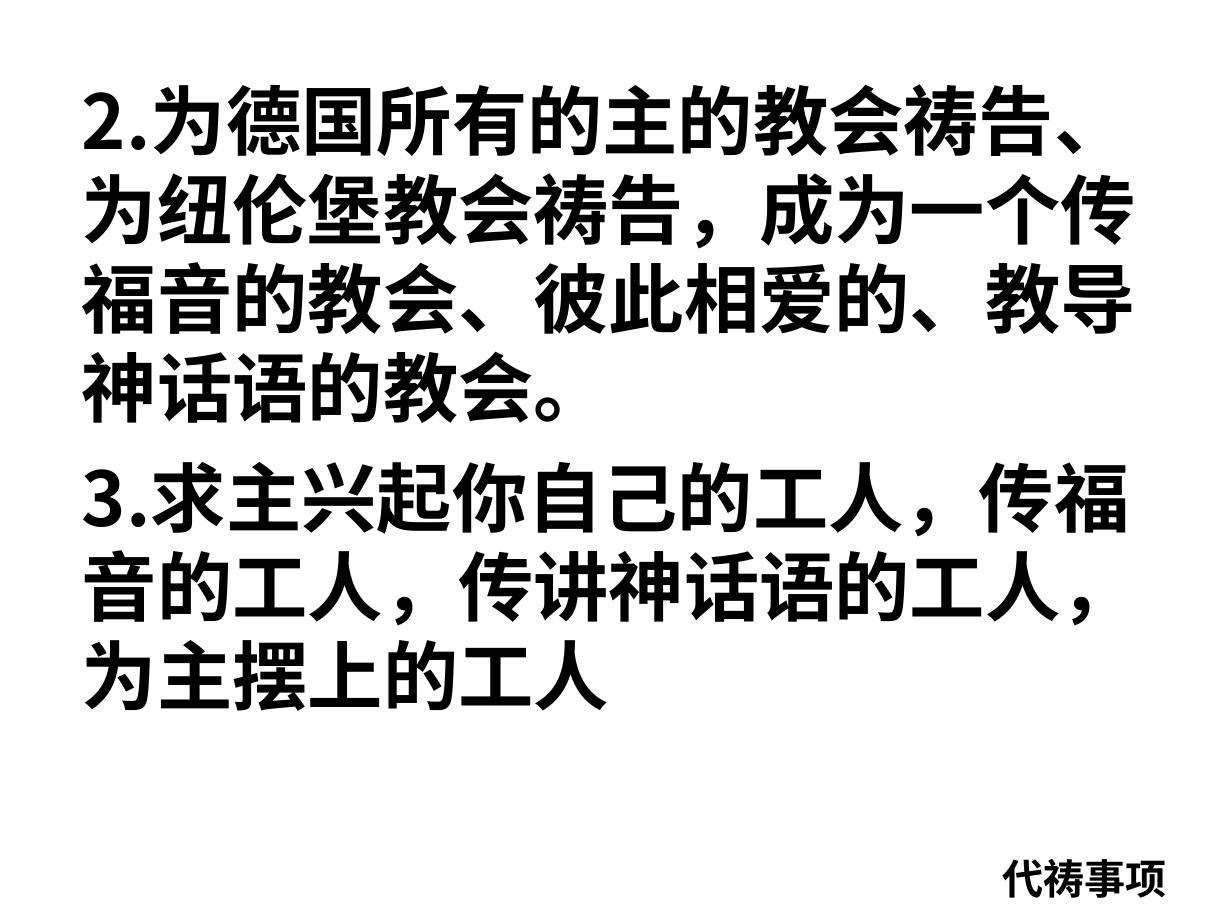
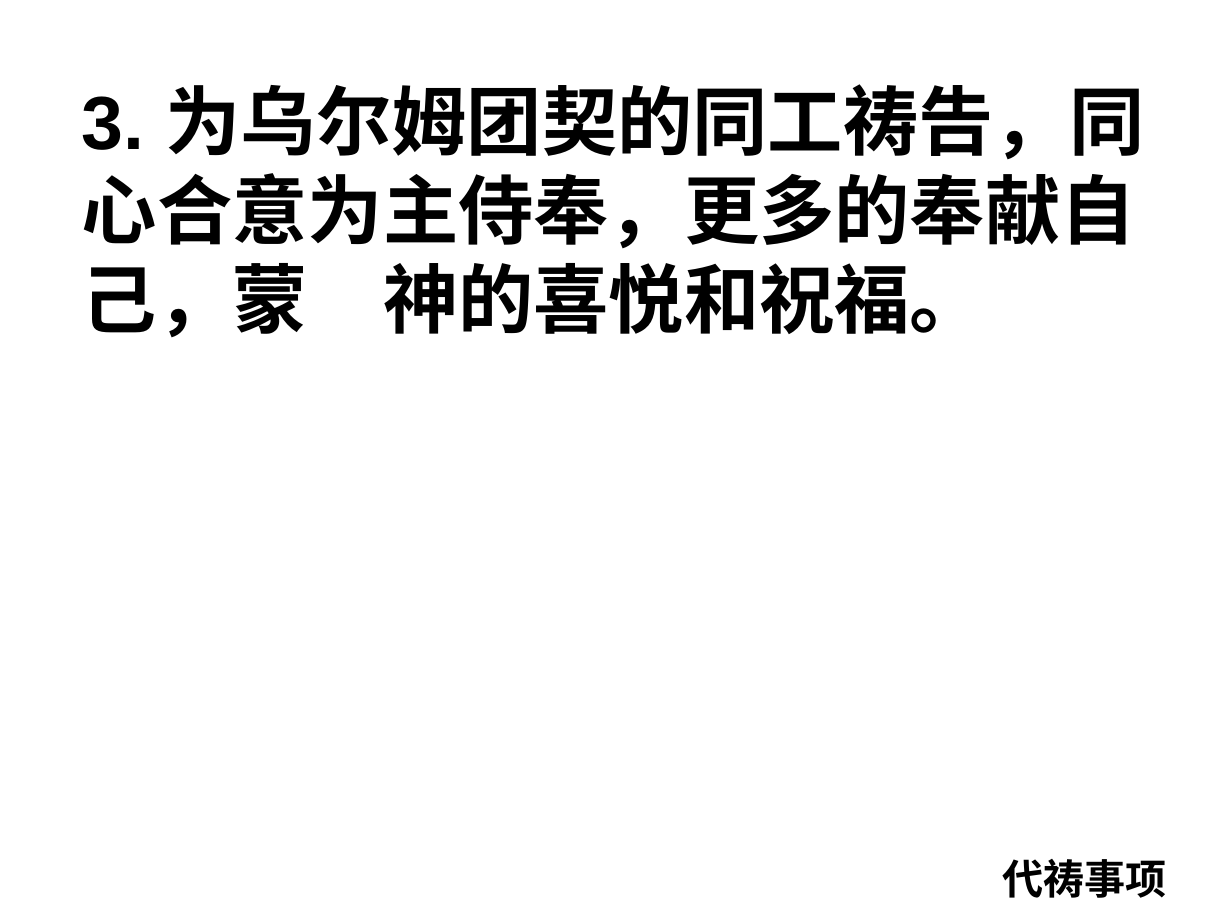
Before and after one commit to jackey-qiu/pyworship, a slide deck: slide 12 of 2023-09-03.pptx (slide 15 before the commit). Drawn at 1232x924 pixels with LibreOffice and Linux fonts; fonts in the diff are those of the drawing. Boxes give left, top, right and bottom in pixels: in the first picture for what was removed or moved away, otherwise in the second. Text is boxed around its words. In the diff, an @@ line names an element or a change of style, - is before the commit and + after.

```diff
--- a/2023-09-03.pptx
+++ b/2023-09-03.pptx
@@ text at box(82, 84, 1145, 337): text changed; font Noto Sans CJK SC to Arial @@
-2.为德国所有的主的教会祷告、为纽伦堡教会祷告，成为一个传福音的教会、彼此相爱的、教导神话语的教会。
-3.求主兴起你自己的工人，传福音的工人，传讲神话语的工人，为主摆上的工人
+3. 为乌尔姆团契的同工祷告，同心合意为主侍奉，更多的奉献自己，蒙 神的喜悦和祝福。
```
Also in this commit, not shown: 38 other slides changed, 82 slides added, 64 slides removed, 14 other files.
